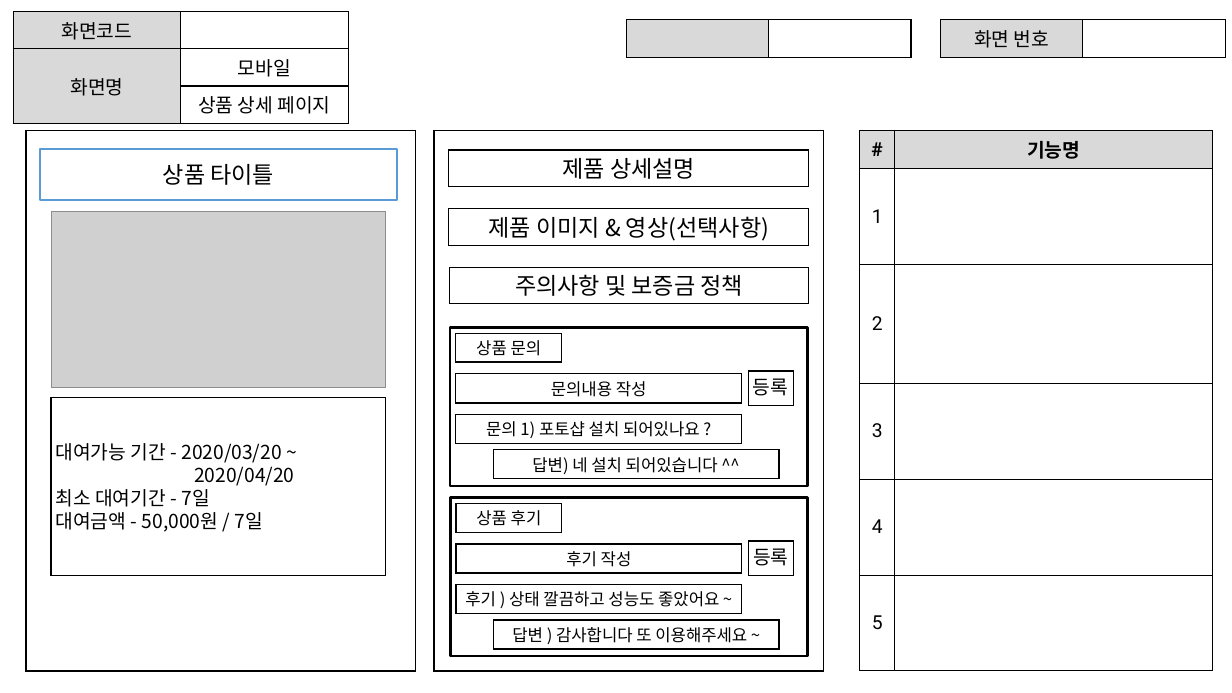
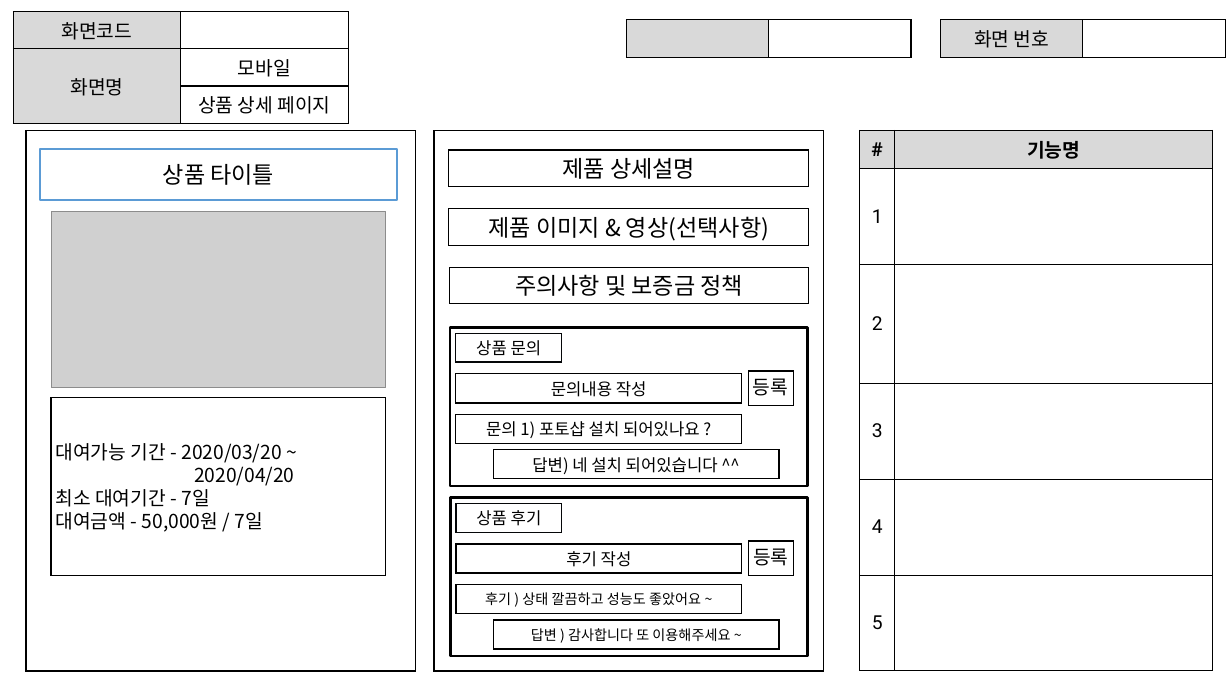
Before and after one commit to ezenteam2/RentalEquip, a slide deck: slide 10 of 0 발표용 파워포인트/project04 - 파워포인트 종합 - 용승.pptx. Drawn at 1232x693 pixels with LibreOffice and Linux fonts; fonts in the diff are those of the drawing; grey boxes stand for pictures. Boxes give left, top, right and bottom in pixels: in the first picture for what was removed or moved away, otherwise in the second. Text is boxed around its words. In the diff, an @@ line names an element or a change of style, - is before the commit and + after.

```diff
--- a/0 발표용 파워포인트/project04 - 파워포인트 종합 - 용승.pptx
+++ b/0 발표용 파워포인트/project04 - 파워포인트 종합 - 용승.pptx
@@ text "후기 ) 상태 깔끔하고 성능도 ..." at <box>485,592,701,605</box>: size 13 to 11 pt @@
@@ text "답변 ) 감사합니다 또 이용해주세요 ..." at <box>531,628,730,641</box>: size 13 to 11 pt @@
```
Also in this commit, not shown: 10 other slides changed.
